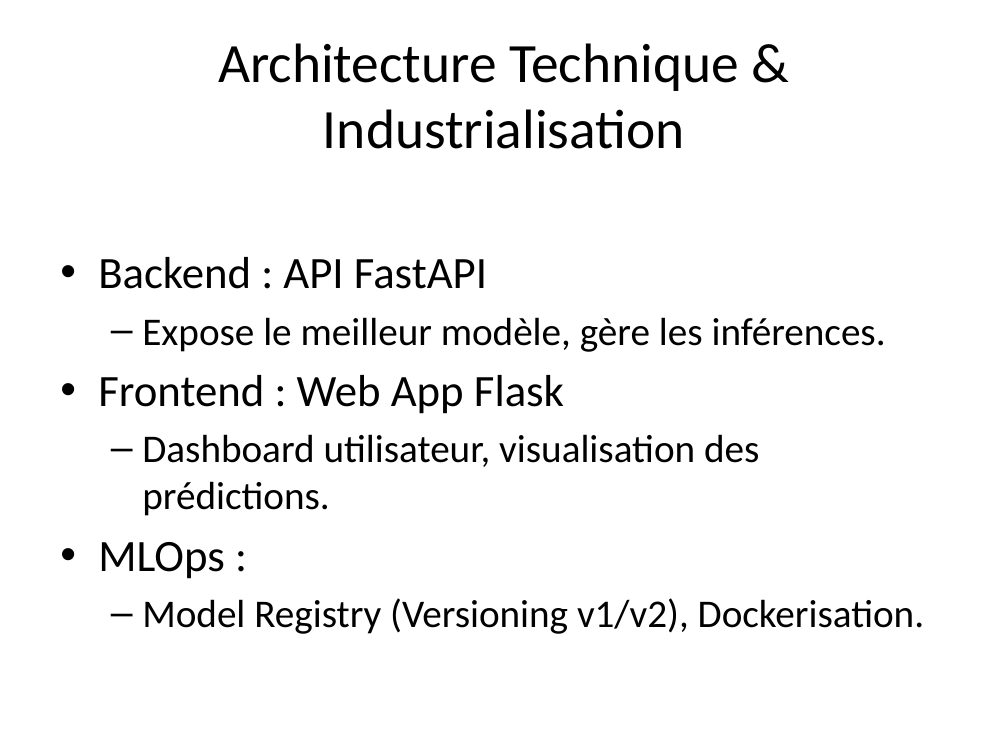
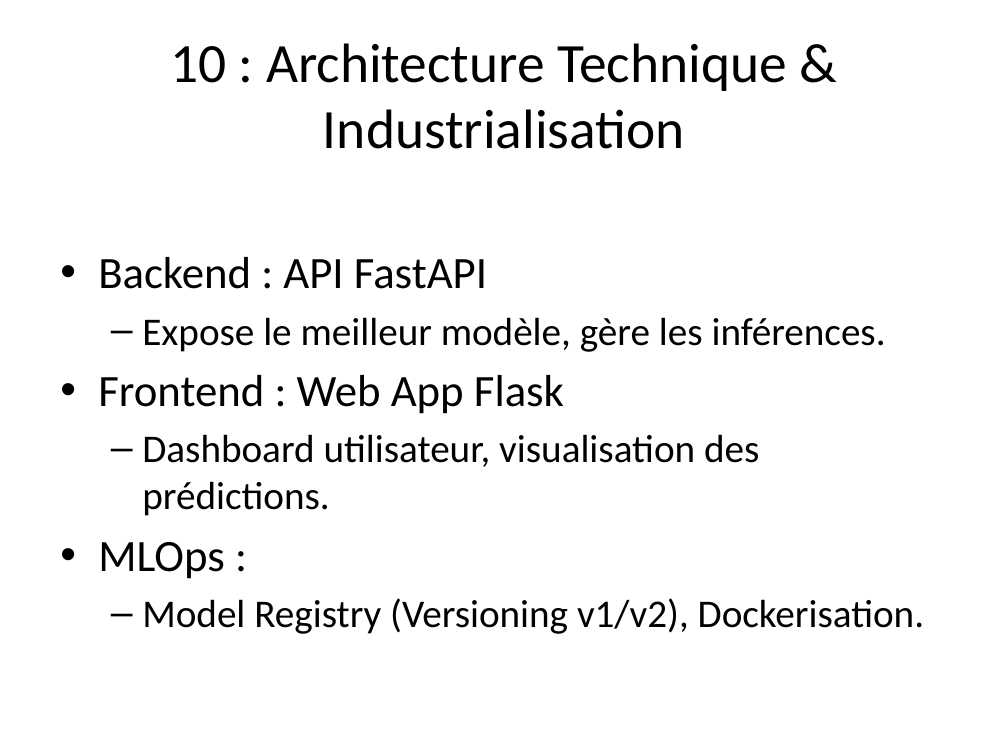
Before and after one commit to BeanEden/Projet_trading, a slide deck: slide 21 of Presentation_Projet_Trading.pptx (slide 17 before the commit). Drawn at 1008x756 pixels with LibreOffice and Linux fonts; fonts in the diff are those of the drawing; background and template pictures are left out. Boxes give left, top, right and bottom in pixels: in the first picture for what was removed or moved away, otherwise in the second. Text is boxed around its words. In the diff, an @@ line names an element or a change of style, - is before the commit and + after.

```diff
--- a/Presentation_Projet_Trading.pptx
+++ b/Presentation_Projet_Trading.pptx
@@ title at [170, 43, 787, 149]: text changed @@
-Architecture Technique & Industrialisation
+10 : Architecture Technique & Industrialisation
```
Also in this commit, not shown: 11 other slides changed, 8 slides added, 6 slides removed, 7 other files.
